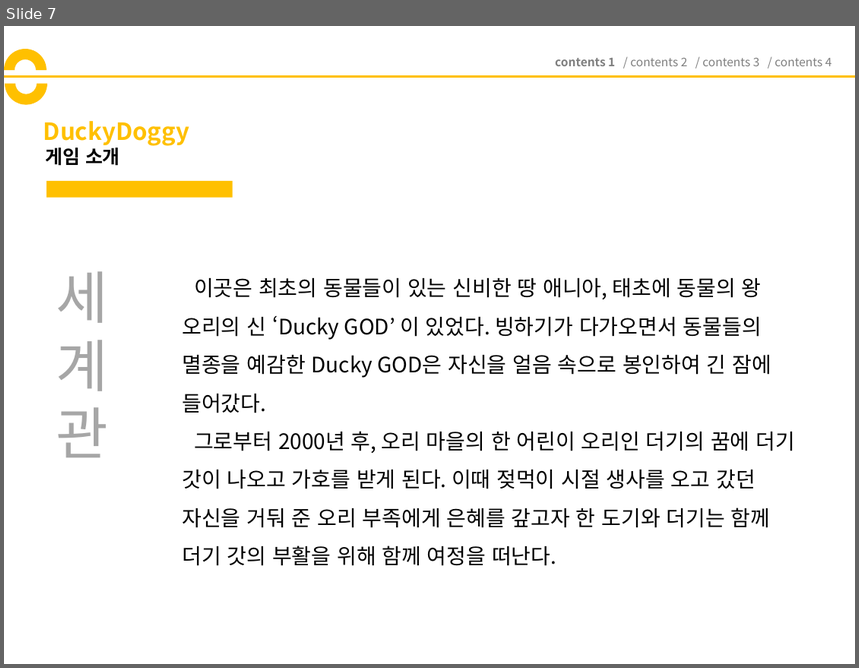
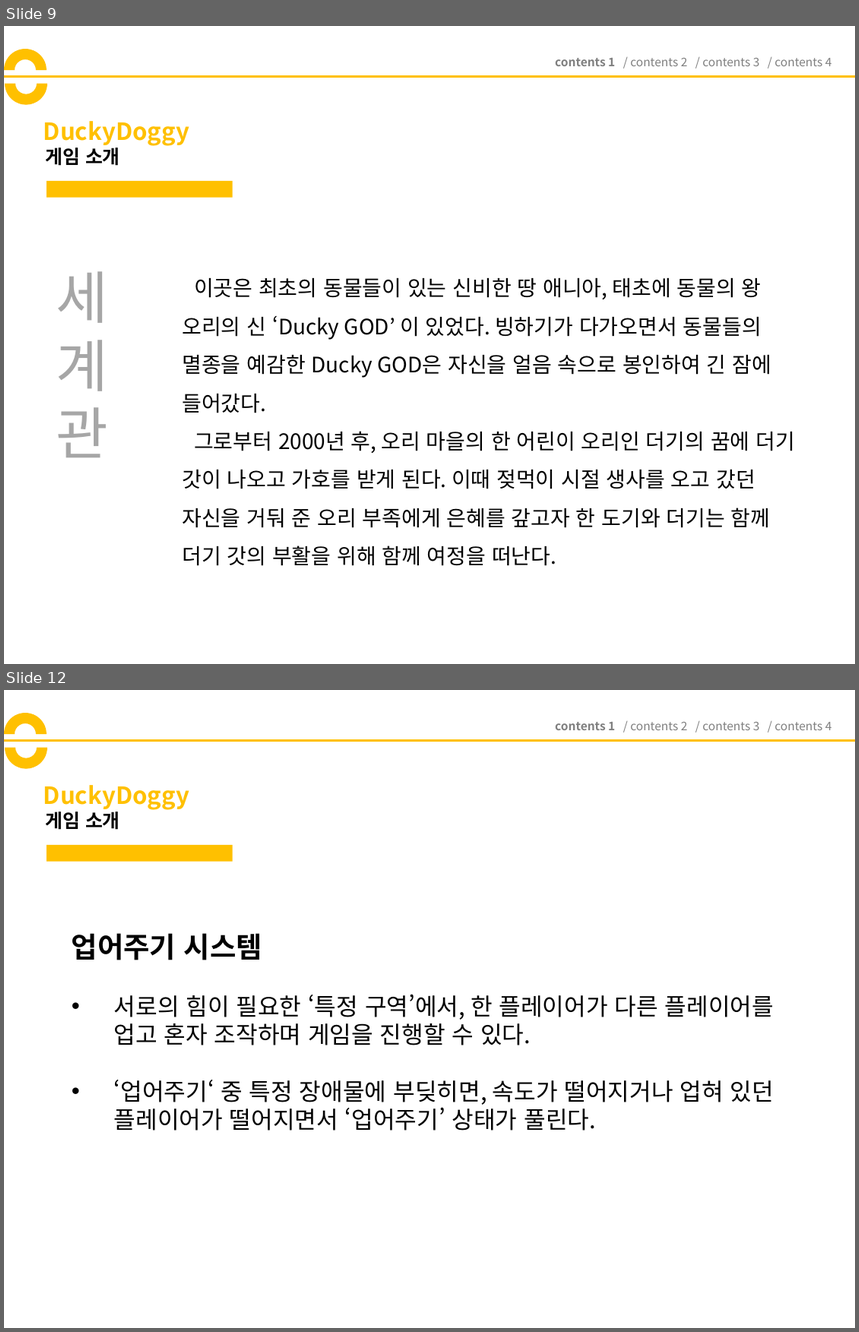
Before and after one commit to codnsj81/HuffAndPuff, a slide deck: 기획 문서/181206_DuckyDoggy_기획서_(ver1).pptx. Shown one above the other, each under a label of ours: slide 7 before the commit, slides 9 and 12 after it; the slides between them are not shown. The pictures are 859x668 and 859x1332 pixels, drawn with LibreOffice and Linux fonts; fonts in the diff are those of the drawing. Boxes give left, top, right and bottom in pixels: in the first picture for what was removed or moved away, otherwise in the second. Text is boxed around its words. In the diff, an @@ line names an element or a change of style, - is before the commit and + after.

```diff
--- a/기획 문서/181206_DuckyDoggy_기획서_(ver1).pptx
+++ b/기획 문서/181206_DuckyDoggy_기획서_(ver1).pptx
@@ slide 12 added at [4,690,855,1328], background #FFFFFF @@
@@ arch (boxed as its full ring) added at [4,713,47,755], fill #FFC000 @@
@@ arch (boxed as its full ring) added at [5,726,47,769], fill #FFC000 @@
@@ text added at [555,722,832,730], 10 pt, text #808080 @@
+contents 1 / contents 2 / contents 3 / contents 4
@@ line added from (4, 740) to (855, 740), #FFC000 2.25 pt @@
@@ title added at [44,785,189,810], 20 pt, text #FFC000, bold @@
+DuckyDoggy
@@ text added at [46,809,120,830], 16 pt, text #000000, bold @@
+게임 소개
@@ rectangle added at [47,845,233,861], fill #FFC000 @@
@@ text added at [72,933,774,1131], 20 pt, text #000000 @@
+업어주기 시스템
+• 서로의 힘이 필요한 ‘특정 구역’에서, 한 플레이어가 다른 플레이어를 업고 혼자 조작하며 게임을 진행할 수 있다.
+• ‘업어주기‘ 중 특정 장애물에 부딪히면, 속도가 떨어지거나 업혀 있던 플레이어가 떨어지면서 ‘업어주기’ 상태가 풀린다.
@@ what was slide 7 is now slide 9 @@
```
Also in this commit, not shown: 4 slides changed, 8 other slides added, 1 slide removed.
